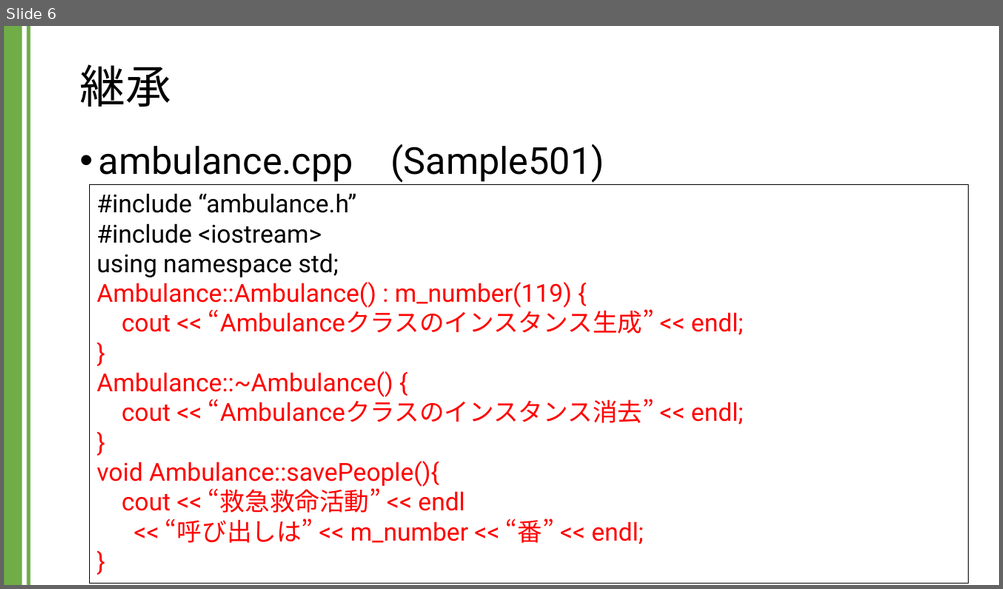
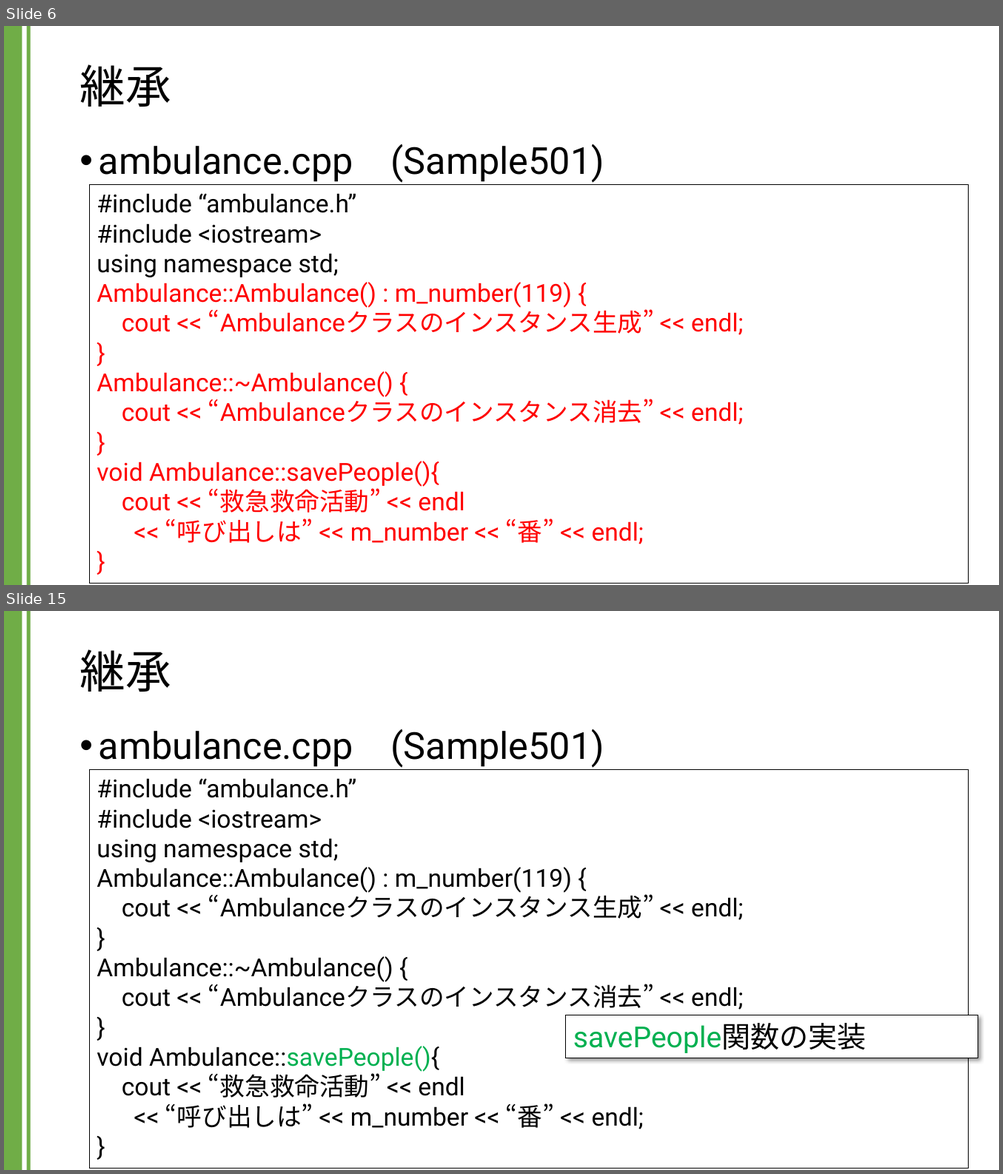
Before and after one commit to kic-murata/cpp2024, a slide deck: 授業資料/講義資料：継承とポリモーフィズム.pptx. Shown one above the other, each under a label of ours: slide 6 before the commit, slides 6 and 15 after it; the slides between them are not shown. The pictures are 1003x589 and 1003x1174 pixels, drawn with LibreOffice and Linux fonts; fonts in the diff are those of the drawing. Boxes give left, top, right and bottom in pixels: in the first picture for what was removed or moved away, otherwise in the second. Text is boxed around its words. In the diff, an @@ line names an element or a change of style, - is before the commit and + after.

```diff
--- a/授業資料/講義資料：継承とポリモーフィズム.pptx
+++ b/授業資料/講義資料：継承とポリモーフィズム.pptx
@@ slide 15 added at [4, 611, 999, 1170], background #FFFFFF; not listed: 2 template elements that a slide beside it also shows @@
@@ title added at [79, 649, 170, 692], 44 pt, text #000000 @@
+継承
@@ text added at [99, 729, 604, 767], 36 pt, text #000000 @@
+• ambulance.cpp (Sample501)
@@ rectangle added at [90, 769, 969, 1168], outline #000000 0.75 pt, 24 pt, text #000000 @@
+#include “ambulance.h”
+#include <iostream>
+using namespace std;
+Ambulance::Ambulance() : m_number(119) {
+cout << “Ambulanceクラスのインスタンス生成” << endl;
+}
+Ambulance::~Ambulance() {
+cout << “Ambulanceクラスのインスタンス消去” << endl;
+}
+void Ambulance::savePeople(){
+cout << “救急救命活動” << endl
+<< “呼び出しは” << m_number << “番” << endl;
+}
@@ rectangle added at [566, 1015, 978, 1058], fill #FFFFFF, outline #000000 0.75 pt, 28 pt, text #00B050 @@
+savePeople関数の実装
```
Also in this commit, not shown: 2 slides changed, 14 other slides added.
